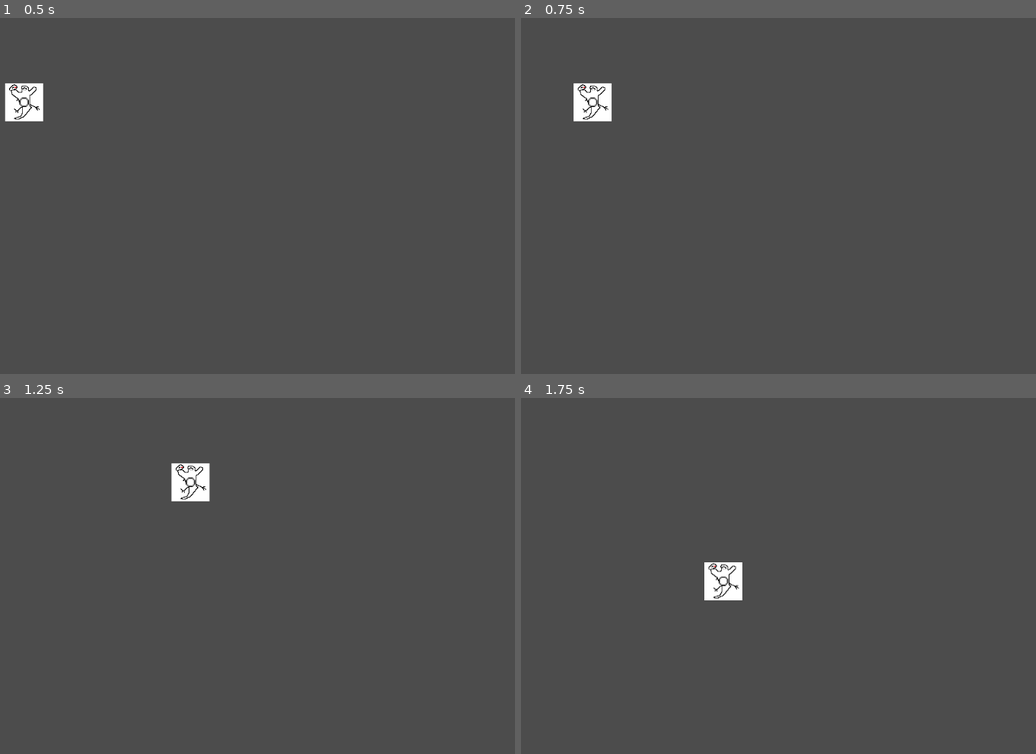
Above: before the commit, frames 1-4 (two rows, left to right).
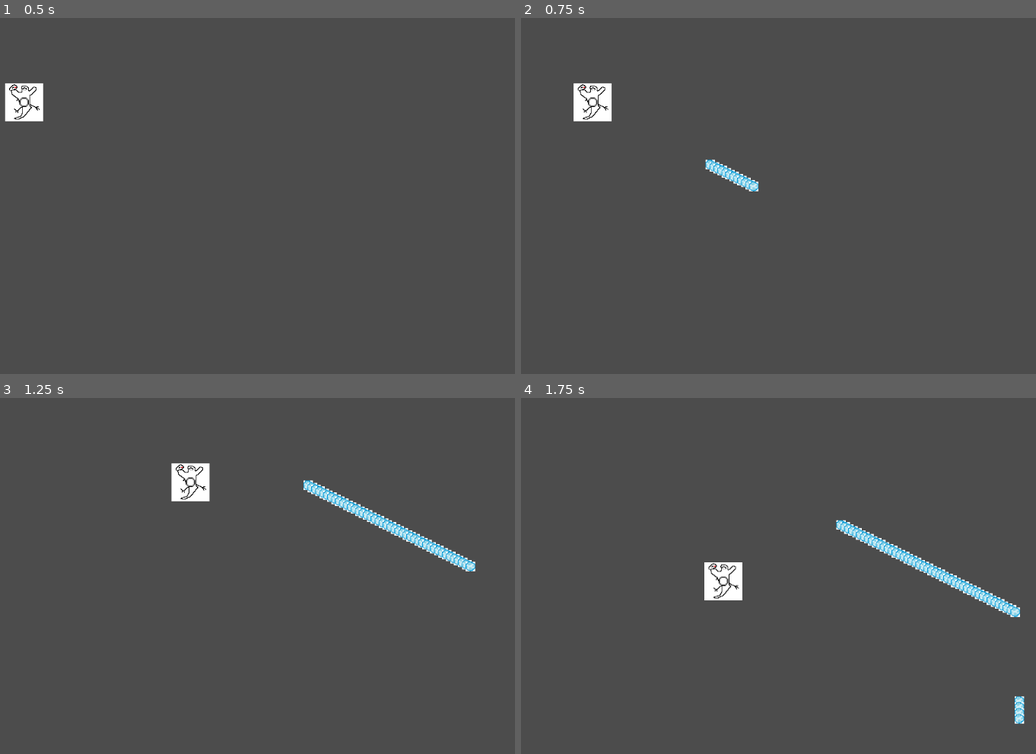
Above: after the commit, the same moments.

Repository: smbanasik/Cardtractor
Game: Godot game, scene res://Main.tscn
Same seed, same stepped clock (60 frames per second), same inputs: the game is played once before the commit and once after it.
Inputs:
- Up to frame 1 (0.5 s): no input
- Up to frame 2 (0.75 s): tap Enter at 0.5 s; hold D (move_right) from 0.53 s (still down); hold Z (shoot_projectile) from 0.53 s (still down)
- Up to frame 3 (1.25 s): keep holding D (move_right); keep holding Z (shoot_projectile)
- Up to frame 4 (1.75 s): release D (move_right) at 1.28 s; release Z (shoot_projectile) at 1.28 s; hold S (move_down) from 1.28 s (still down); tap Shift (move_fast) at 1.35 s; tap Z (shoot_projectile) at 1.55 s

Frame 1 is identical in both runs. In frame 2, 0.4% of the frame differs, in the area x 35-47%, y 39-49%; in frame 3, 1.2%; in frame 4, 1.4%, in the area x 61-98%, y 34-92%.

Commit message:
Projectiles
They're really buggy

Diff:
--- a/Player.gd
+++ b/Player.gd
@@ -37,8 +37,8 @@
 		playerFast = 1 * playerFastMultiplier
 	if Input.is_action_pressed("shoot_projectile"):
 		var proj = projectile.instance()
-		# Causes a runtime error
-		proj.position = position
+		proj.position = self.position
+		add_child(proj)
 
 	# If we're moving, scale vector to unit length and multiply by speed.
 	# This prevents diagonals from moving faster.
--- a/Projectile.gd
+++ b/Projectile.gd
@@ -5,7 +5,8 @@
 # var a = 2
 # var b = "text"
 
-var startingVelocity = 200
+export var startingVelocity = 200
+export var direction = 0
 
 # Called when the node enters the scene tree for the first time.
 func _ready():
@@ -14,4 +15,6 @@
 
 # Called every frame. 'delta' is the elapsed time since the previous frame.
 func _process(delta):
-	position = startingVelocity * delta
+	var velocity = Vector2.UP.rotated(direction) * startingVelocity
+
+	position += velocity * delta
